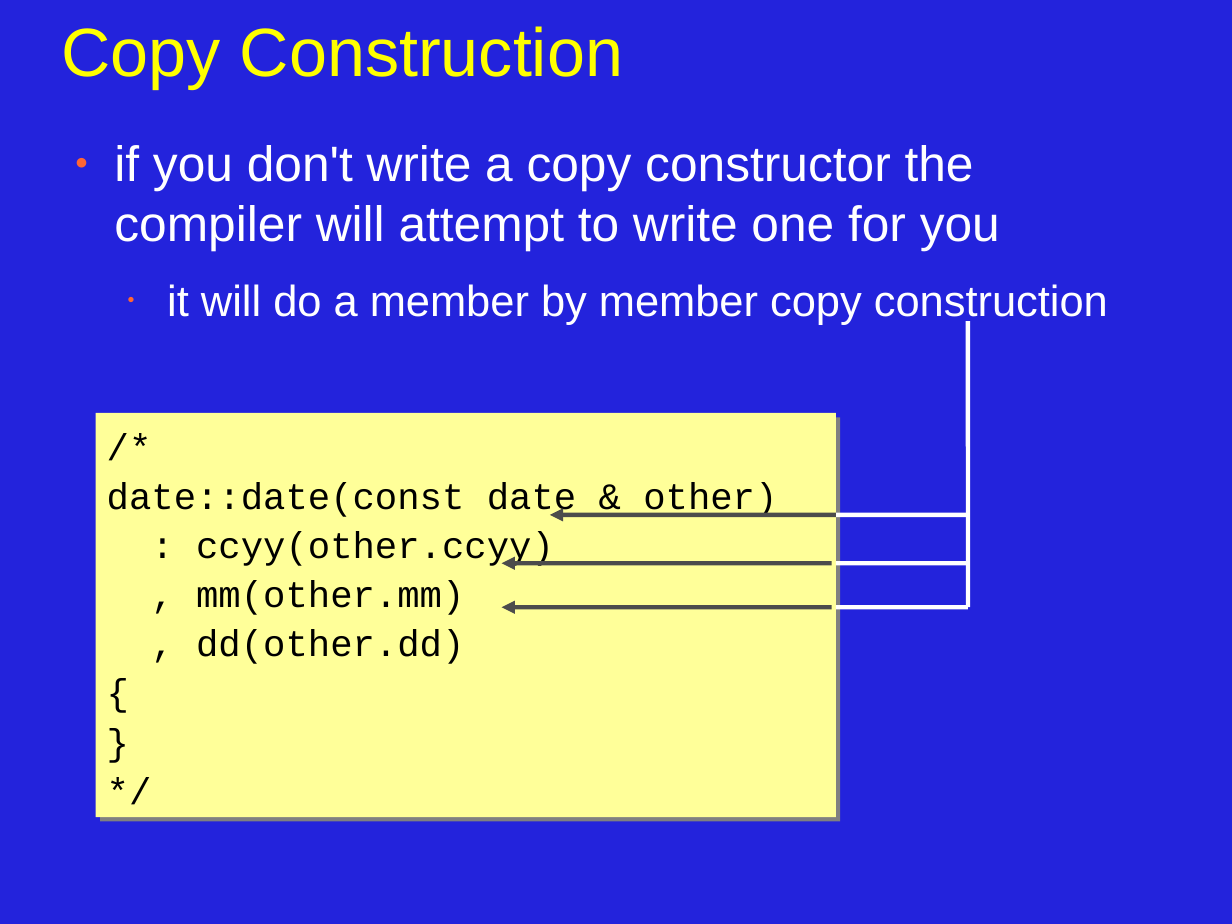
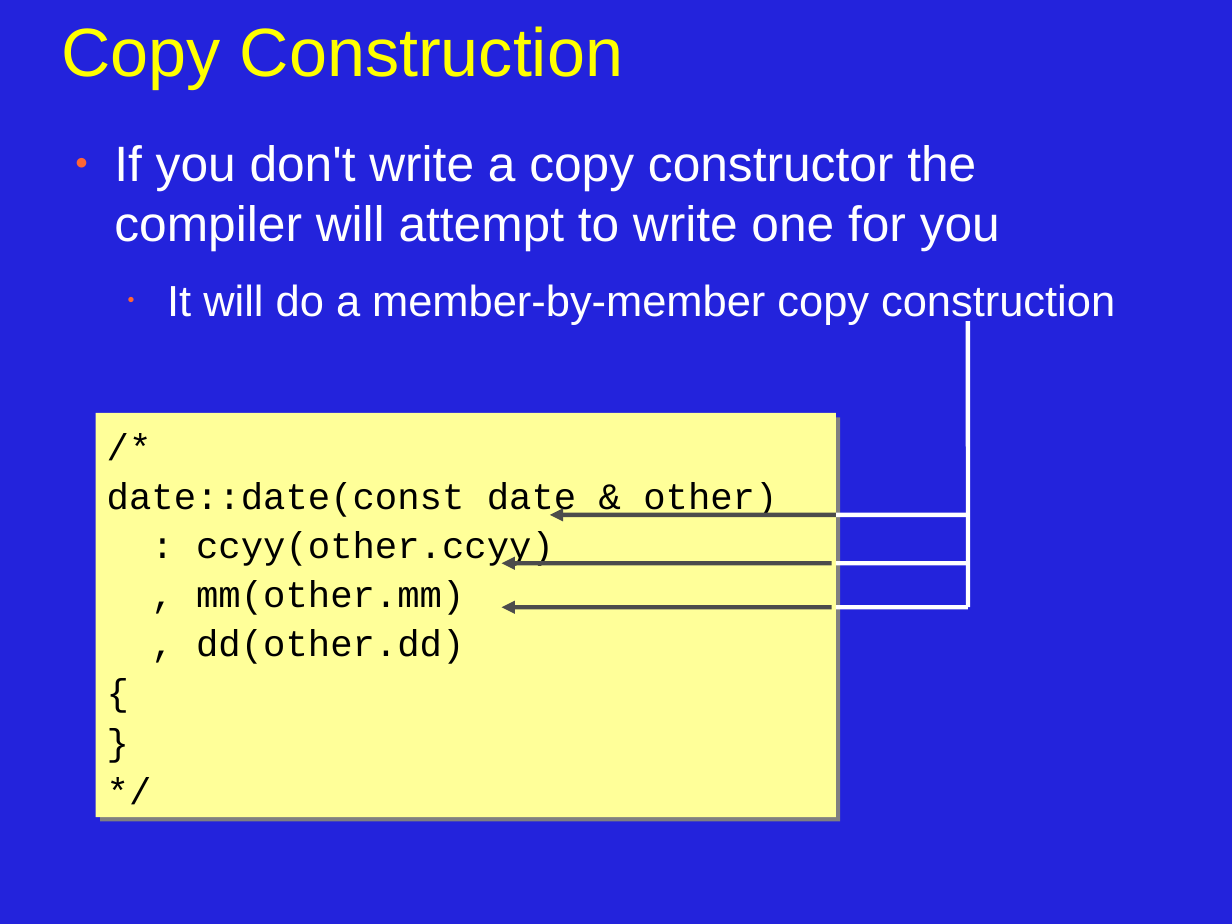
Before and after one commit to JonJagger/two-day-courses, a slide deck: slide 18 of cppf/04_Objects_Classes_and_Lifetime.odp. Drawn at 1232x924 pixels with LibreOffice and Linux fonts; fonts in the diff are those of the drawing. Boxes give left, top, right and bottom in pixels: in the first picture for what was removed or moved away, otherwise in the second. Text is boxed around its words. In the diff, an @@ line names an element or a change of style, - is before the commit and + after.

```diff
--- a/cppf/04_Objects_Classes_and_Lifetime.odp
+++ b/cppf/04_Objects_Classes_and_Lifetime.odp
@@ text at [114, 145, 1115, 325]: text changed @@
-● if you don't write a copy constructor the compiler will attempt to write one for you
-  • it will do a member by member copy construction
+● If you don't write a copy constructor the compiler will attempt to write one for you
+  • It will do a member-by-member copy construction
```
Also in this commit, not shown: 14 other slides changed, 3 slides added, 4 slides removed.
